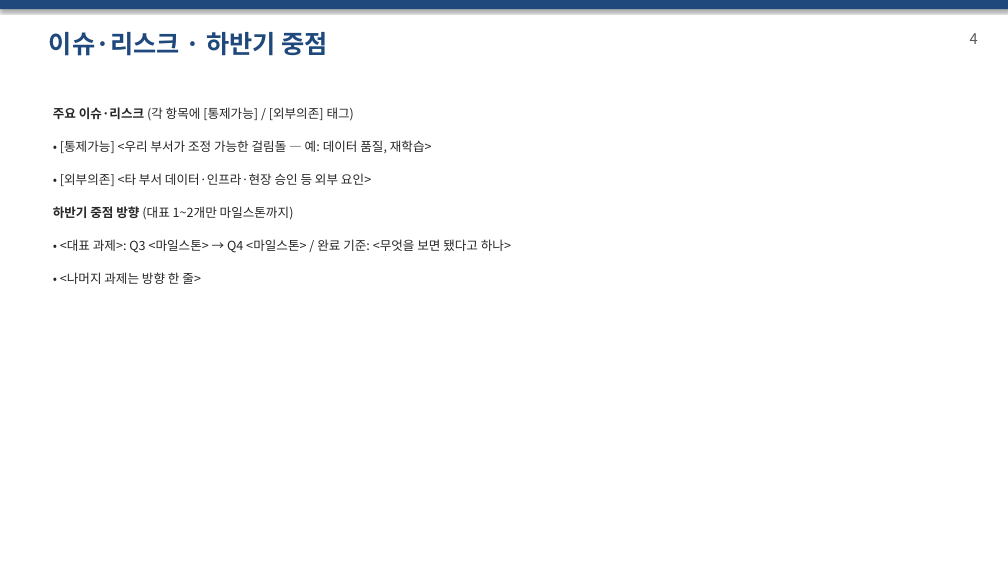
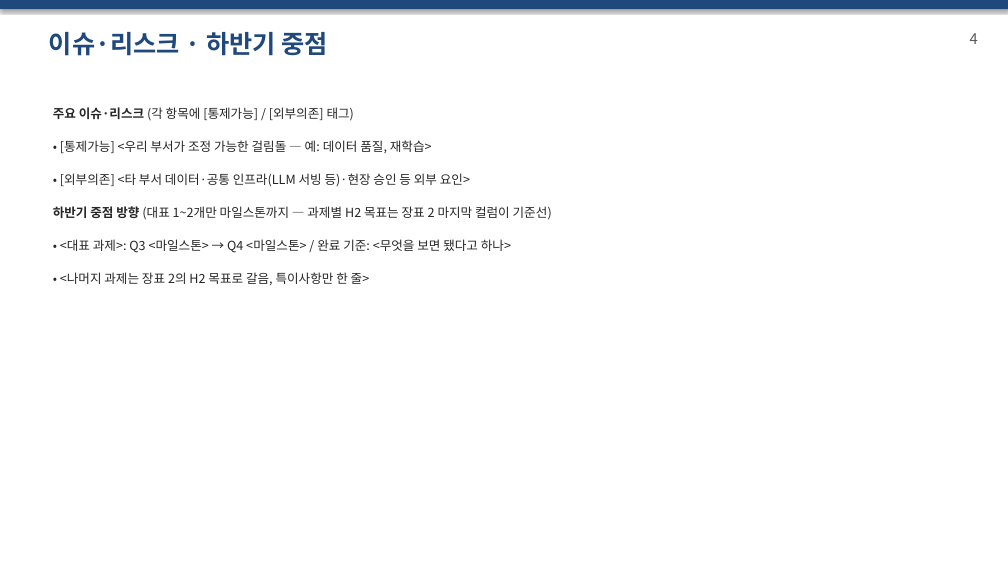
Before and after one commit to DarrenKoi/pm_notes, a slide deck: slide 4 of my-task/report-template-ai-agent/템플릿_빈서식.pptx. Drawn at 1008x567 pixels with LibreOffice and Linux fonts; fonts in the diff are those of the drawing. Boxes give left, top, right and bottom in pixels: in the first picture for what was removed or moved away, otherwise in the second. Text is boxed around its words. In the diff, an @@ line names an element or a change of style, - is before the commit and + after.

```diff
--- a/my-task/report-template-ai-agent/템플릿_빈서식.pptx
+++ b/my-task/report-template-ai-agent/템플릿_빈서식.pptx
@@ text at [60, 173, 470, 187]: text changed @@
-• [외부의존] <타 부서 데이터·인프라·현장 승인 등 외부 요인>
+• [외부의존] <타 부서 데이터·공통 인프라(LLM 서빙 등)·현장 승인 등 외부 요인>
@@ text at [53, 206, 552, 220]: text changed @@
-하반기 중점 방향 (대표 1~2개만 마일스톤까지)
+하반기 중점 방향 (대표 1~2개만 마일스톤까지 — 과제별 H2 목표는 장표 2 마지막 컬럼이 기준선)
@@ text at [60, 272, 370, 285]: text changed @@
-• <나머지 과제는 방향 한 줄>
+• <나머지 과제는 장표 2의 H2 목표로 갈음, 특이사항만 한 줄>
```
Also in this commit, not shown: 2 other slides changed, 4 other files.
